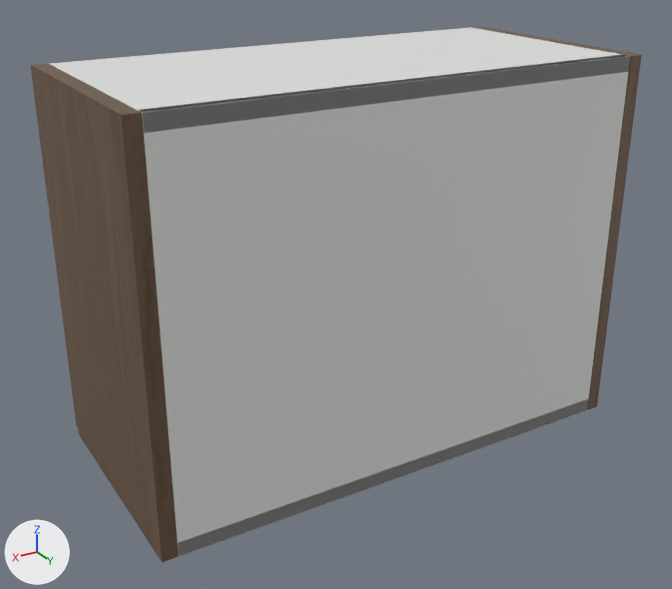
What one commit did to the glTF model storefront/public/cabinet-inventory/models/oppein-pb-mso-w2418.glb.
The view is the same before and after, from a 50 mm lens placed at (0.851, 0.746, 0.624), pointed at (0.32, -0.138, 0.182). Every picture has the same lights, and +X, +Y and +Z are marked at lower left. The picture after the commit comes second. Where no turn or scale is listed for an object, it has been applied to the vertices.

In view in the first picture: 'Cabinet back', 'Cabinet bottom', 'Cabinet side', 'Cabinet side.001', 'Cabinet top' and 1 more.
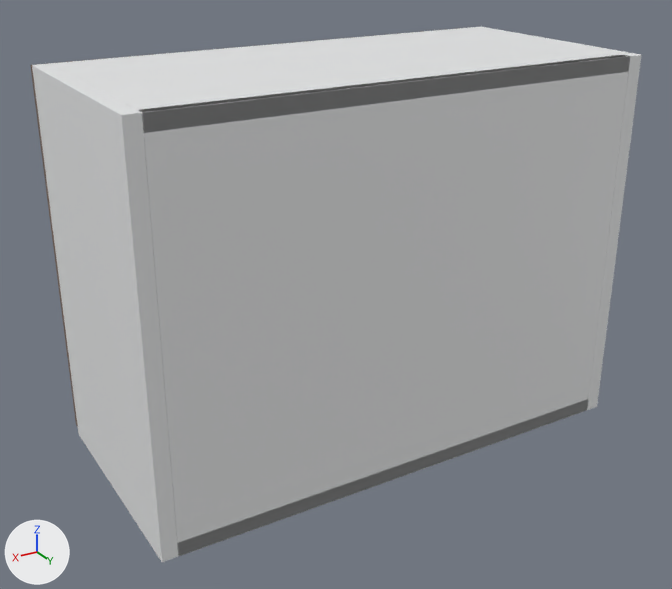
Changed parts and their boxes (x1, y1, x2, y2) in the pictures (672 x 589 px):
'Cabinet side.001', recoloured (lighter)
    both: (32, 64, 178, 562)
'Cabinet side', recoloured
    both: (471, 27, 642, 410)

Edits to the bpy script that builds the scene:
```text
Add mat_white_cabinet_carcass:
    mat_white_cabinet_carcass = principled_material('White cabinet carcass')
    mat_white_cabinet_carcass.base_color = (0.82, 0.83, 0.835)  # white #eaebec
    mat_white_cabinet_carcass.roughness = 0.48
Change me_cube:
    where me_cube.from_pydata(...)  # 56 vertices, 108 faces; spans x -0.009..0.009, y -0.142..0.142, z -0.229..0.229
    remove me_cube.materials.append(mat_supplier_finish___smoked_oak)
    add me_cube.materials.append(mat_white_cabinet_carcass)  # white #eaebec
Change me_cube_001:
    where me_cube_001.from_pydata(...)  # 56 vertices, 108 faces; spans x -0.009..0.009, y -0.142..0.142, z -0.229..0.229
    remove me_cube_001.materials.append(mat_supplier_finish___smoked_oak)
    add me_cube_001.materials.append(mat_white_cabinet_carcass)  # white #eaebec
```
